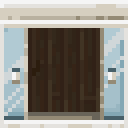
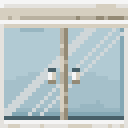
Layers edited between the first and the second 128x128 image:
hid "t_door_glass_o" over [4, 28, 124, 120]
showed "t_glass_door" over [4, 28, 124, 120]
